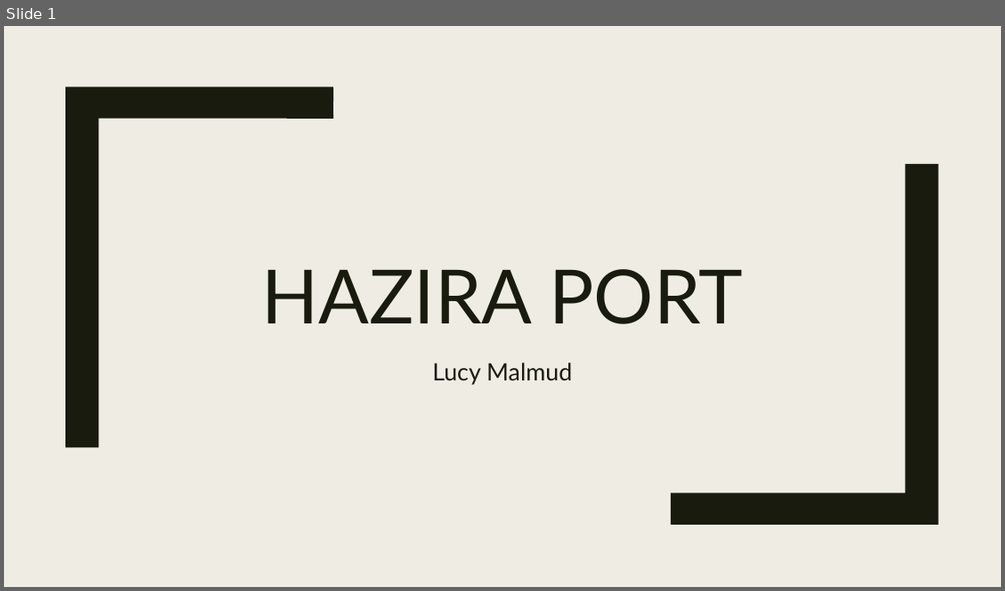
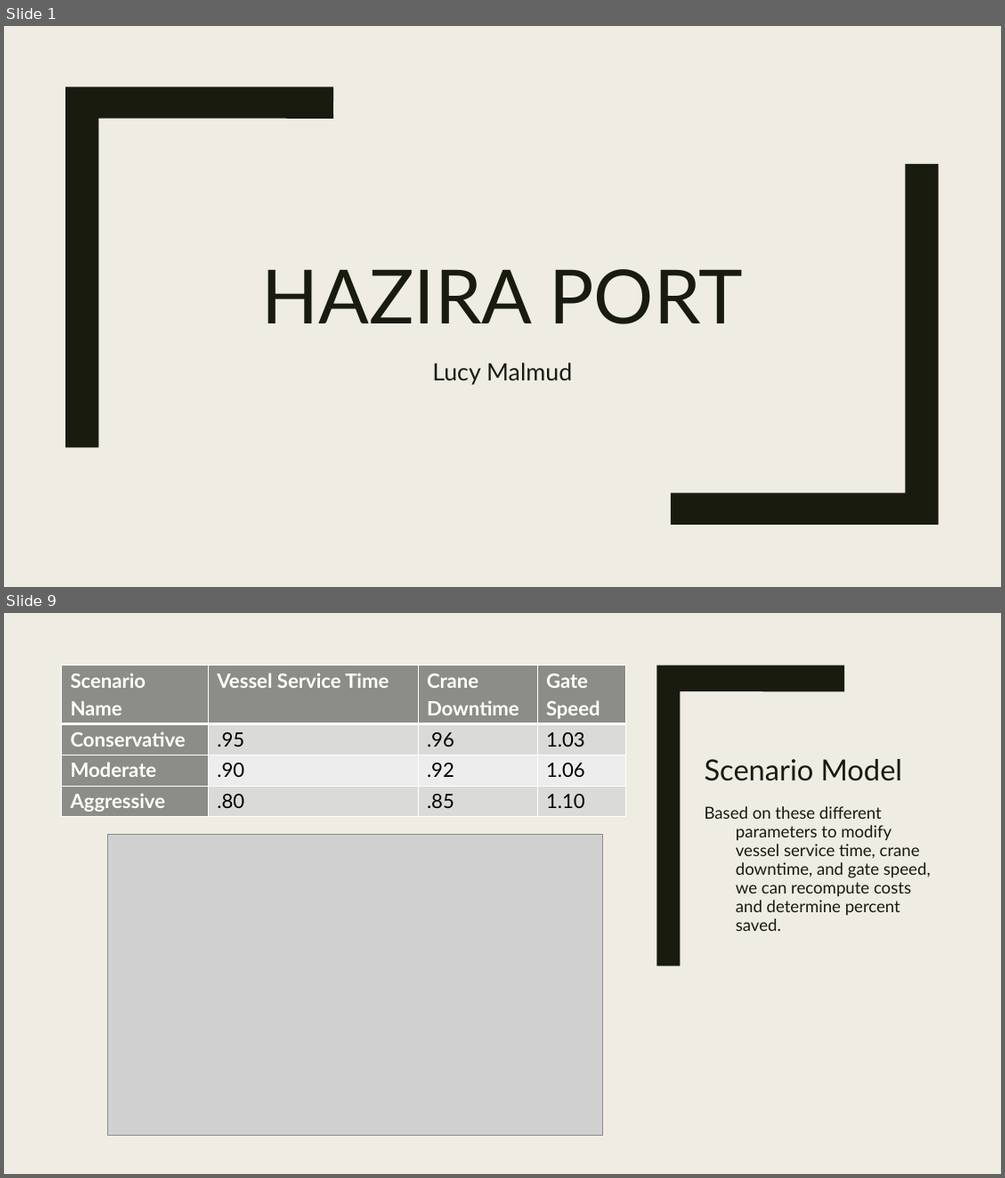
Before and after one commit to lmalmud/hazira-port, a slide deck: Presentation_Hazira.pptx. Shown one above the other, each under a label of ours: slide 1 before the commit, slides 1 and 9 after it; the slides between them are not shown. The pictures are 1005x591 and 1005x1178 pixels, drawn with LibreOffice and Linux fonts; fonts in the diff are those of the drawing; grey boxes stand for pictures. Boxes give left, top, right and bottom in pixels: in the first picture for what was removed or moved away, otherwise in the second. Text is boxed around its words. In the diff, an @@ line names an element or a change of style, - is before the commit and + after.

```diff
--- a/Presentation_Hazira.pptx
+++ b/Presentation_Hazira.pptx
@@ slide 9 added at (4,613,1001,1174), background #EFEDE3 @@
@@ rectangle added at (4,613,437,1174), fill #8C8D86 @@
@@ rectangle added at (4,613,1001,1174), fill #EFEDE3 @@
@@ rectangle added at (43,613,62,1174), fill #191B0E @@
@@ rectangle added at (437,613,456,1174), fill #191B0E @@
@@ table added at (62,666,626,817), 4 rows, 4 columns @@
+Scenario Name | Vessel Service Time | Crane Downtime | Gate Speed
+Conservative | .95 | .96 | 1.03
+Moderate | .90 | .92 | 1.06
+Aggressive | .80 | .85 | 1.10
@@ freeform shape added at (657,666,844,966), fill #191B0E @@
@@ title added at (704,759,902,781), 28 pt, text #191B0E @@
+Scenario Model
@@ text added at (704,806,930,931), 16 pt, text #191B0E @@
+Based on these different parameters to modify vessel service time, crane downtime, and gate speed, we can recompute costs and determine percent saved.
@@ picture added at (108,835,602,1135) @@
```
Also in this commit, not shown: 1 slide changed, 8 other slides added, 1 other file.
